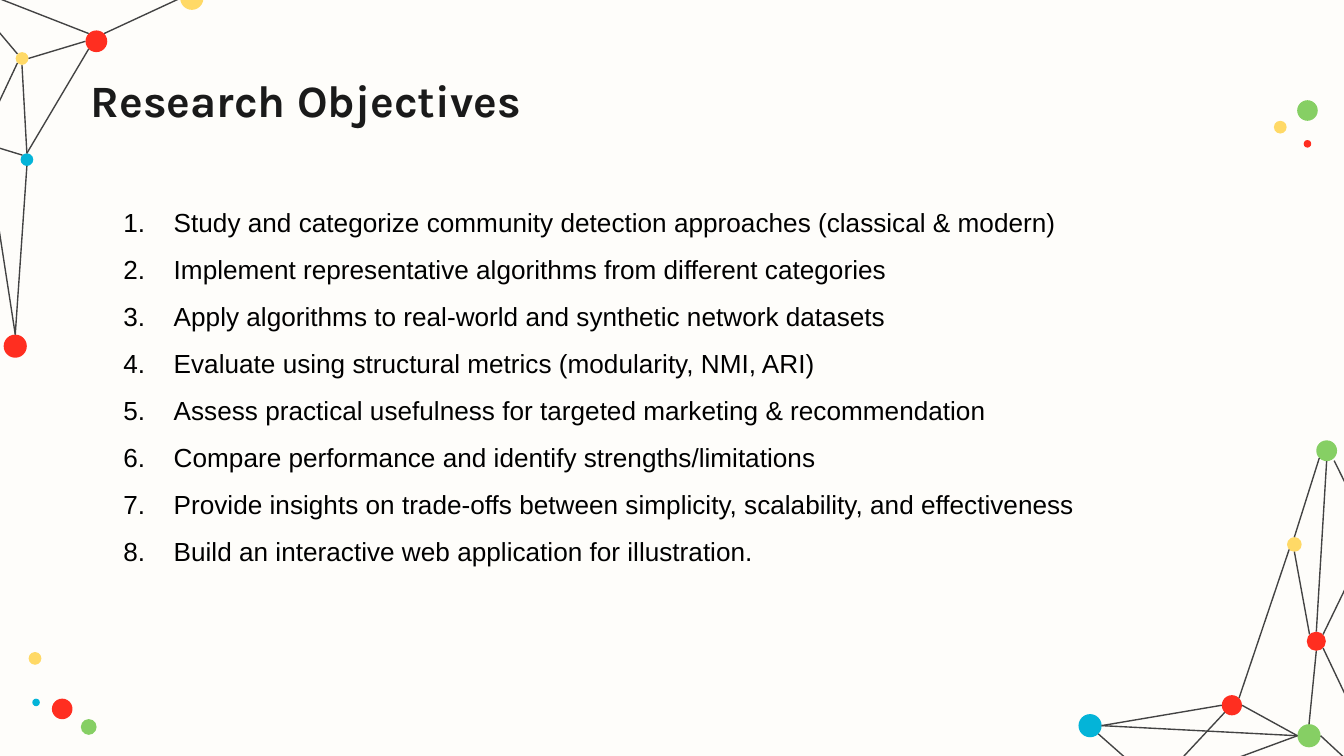
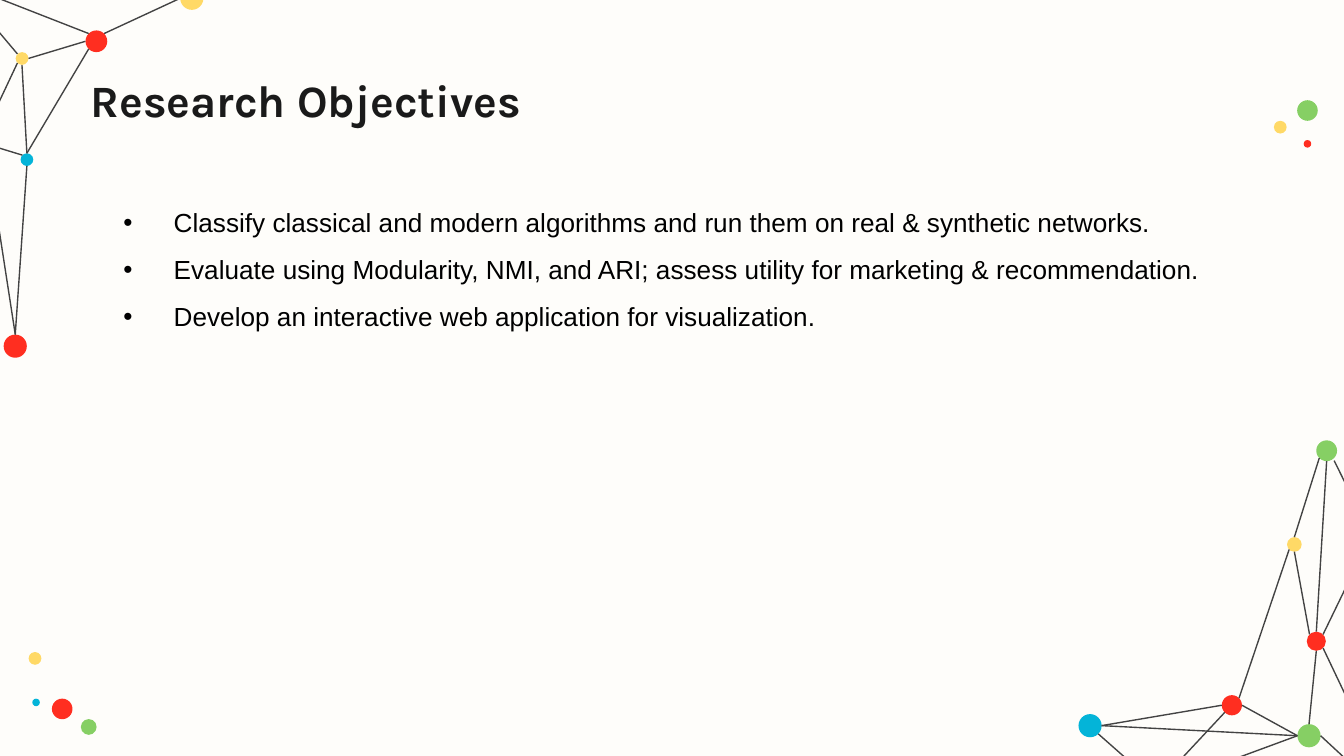
Before and after one commit to hamzamdn077/Master-Project, a slide deck: slide 5 of presentation.pptx. Drawn at 1344x756 pixels with LibreOffice and Linux fonts; fonts in the diff are those of the drawing. Boxes give left, top, right and bottom in pixels: in the first picture for what was removed or moved away, otherwise in the second. Text is boxed around its words. In the diff, an @@ line names an element or a change of style, - is before the commit and + after.

```diff
--- a/presentation.pptx
+++ b/presentation.pptx
@@ text at [174,213,1198,332]: text changed @@
-1. Study and categorize community detection approaches (classical & modern)
-2. Implement representative algorithms from different categories
-3. Apply algorithms to real-world and synthetic network datasets
-4. Evaluate using structural metrics (modularity, NMI, ARI)
-5. Assess practical usefulness for targeted marketing & recommendation
-6. Compare performance and identify strengths/limitations
-7. Provide insights on trade-offs between simplicity, scalability, and effectiveness
-8. Build an interactive web application for illustration.
+• Classify classical and modern algorithms and run them on real & synthetic networks.
+• Evaluate using Modularity, NMI, and ARI; assess utility for marketing & recommendation.
+• Develop an interactive web application for visualization.
```
Also in this commit, not shown: 5 other slides changed, 2 other files.
